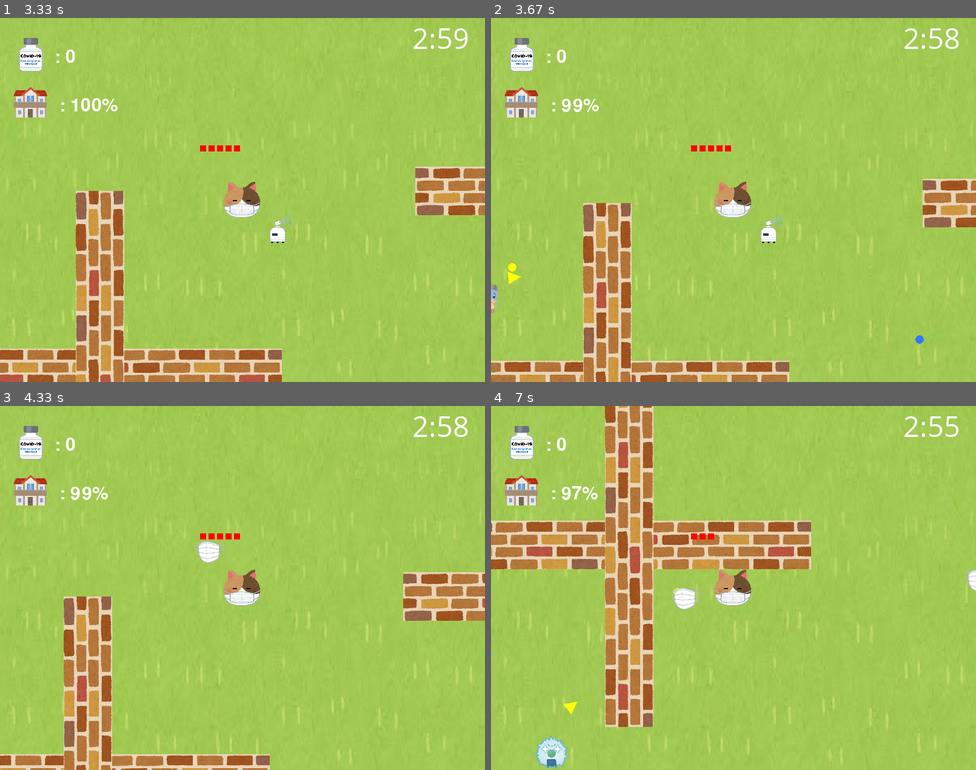
Above: before the commit, frames 1-4 (two rows, left to right).
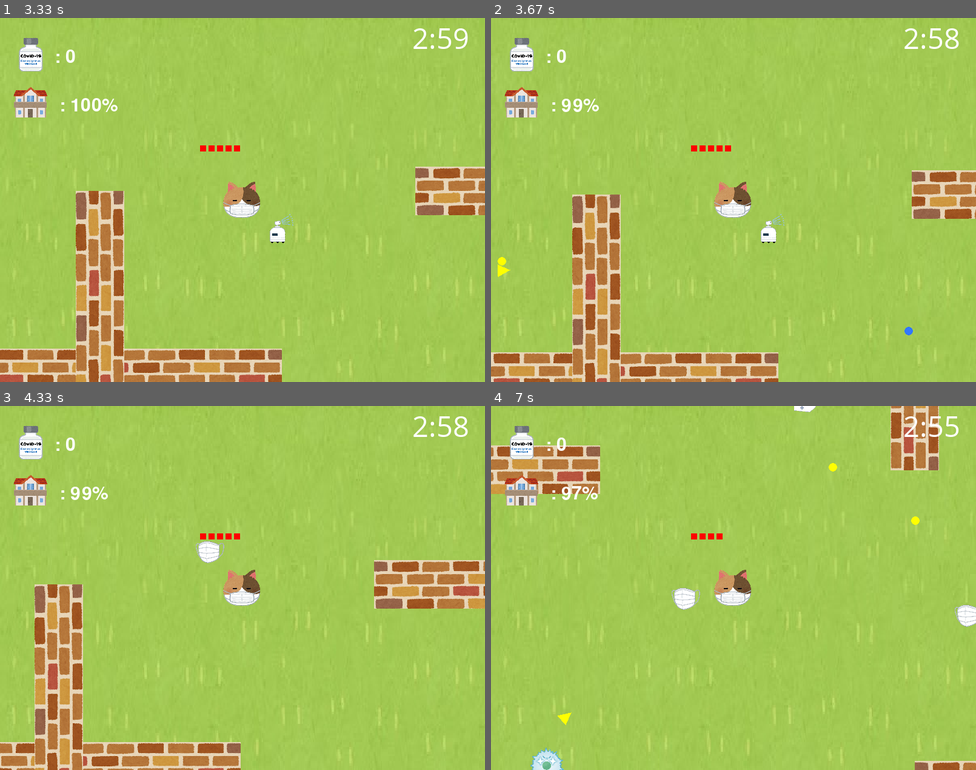
Above: after the commit, the same moments.

Repository: leo271828/PyGame_7-1_VaccineGame
Game: pygame game, started from main.py
Same seed, same stepped clock (60 frames per second), same inputs: the game is played once before the commit and once after it.
Inputs (mouse positions are in pixels of both pictures, inside the frame that each line leads up to):
- Up to frame 1 (3.33 s): tap Enter at 0.33, 2.07 s; tap Keypad Enter at 0.67, 2.6 s; move the mouse to (426, 338) at 3.3 s
- Up to frame 2 (3.67 s): click (917, 338) at 3.35 s; tap Space at 3.63 s
- Up to frame 3 (4.33 s): hold D from 3.97 s (still down); tap F at 4.03 s; click (174, 511) at 4.05 s
- Up to frame 4 (7 s): tap F at 4.33, 4.53, 4.87, 5.17, 5.37, 5.67, 5.93, 6.27, 6.57, 6.7 s; release D at 4.43 s; hold W 4.47-4.77 s; click (830, 558) at 4.55 s; hold D 4.8-5.27 s; click (859, 555) at 4.88 s; hold A 5.3-5.83 s; click (903, 682) at 5.38 s; hold S 5.87-6.17 s; click (549, 507) at 5.95 s; hold A 6.2-6.6 s; click (908, 558) at 6.28 s; hold W from 6.63 s (still down); click (578, 624) at 6.72 s

Frame 1 is identical in both runs. In frame 2, 11% of the frame differs, in the area x 0-100%, y 41-100%; in frame 3, 13%; in frame 4, 22%, in the area x 0-100%, y 0-100%.

Commit message:
Add files via upload

Diff:
--- a/player.py
+++ b/player.py
@@ -133,15 +133,19 @@
 
     def shut(self):
         # 沒有在發射中，代表是第一次執行
+        self.shoot_sound = pygame.mixer.Sound('data/sound/shoot.mp3')
+        self.shoot_sound.set_volume(0.2)
+        self.shoot_sound.play()
         if not self.shuting:
             self.shuting = True
             self.gun.shuting = True
         # 按鍵放開，結束發射模式
         elif not self.iskey(K_SPACE):
             self.bullet.append(PlayerBullet(self, power=self.power * self.cooldown))
-            self.move(self.gun.angle, -6)
+            self.move(self.gun.angle, -2)
             self.shuting = False
             self.last_shut = pygame.time.get_ticks()
+
 
     def hit(self, person):
         self.last_time = pygame.time.get_ticks()
